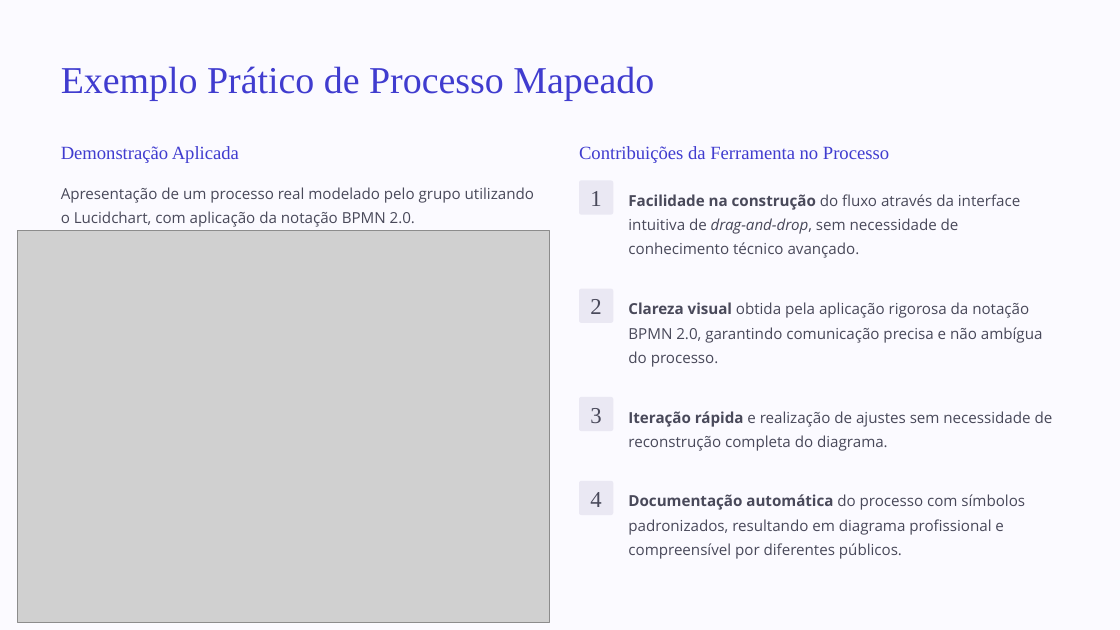
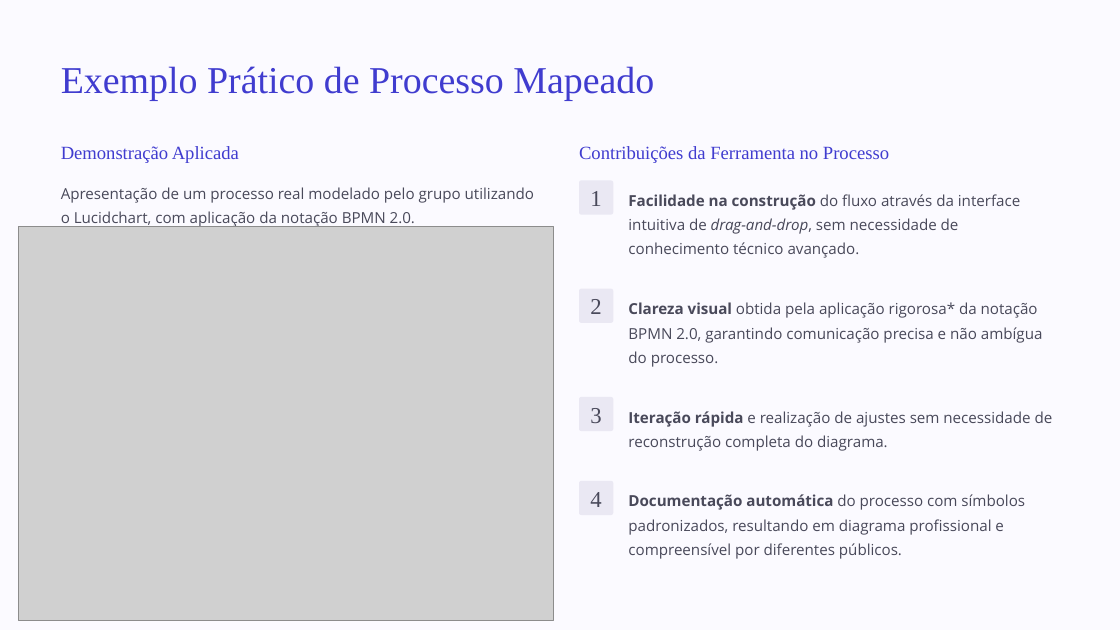
Before and after one commit to anibele/Modelagem-de-Processo, a slide deck: slide 5 of Modelagem-BPMN-Lucidchart.pptx. Drawn at 1120x630 pixels with LibreOffice and Linux fonts; fonts in the diff are those of the drawing; grey boxes stand for pictures; background and template pictures are left out. Boxes give left, top, right and bottom in pixels: in the first picture for what was removed or moved away, otherwise in the second. Text is boxed around its words. In the diff, an @@ line names an element or a change of style, - is before the commit and + after.

```diff
--- a/Modelagem-BPMN-Lucidchart.pptx
+++ b/Modelagem-BPMN-Lucidchart.pptx
@@ picture: place and size @@
-picture at [18,230,549,623]
+picture at [18,226,554,620]
@@ text at [628,302,1043,367]: text changed @@
-Clareza visual obtida pela aplicação rigorosa da notação BPMN 2.0, garantindo comunicação precisa e não ambígua do processo.
+Clareza visual obtida pela aplicação rigorosa* da notação BPMN 2.0, garantindo comunicação precisa e não ambígua do processo.
```
Also in this commit, not shown: 1 other slide changed.
